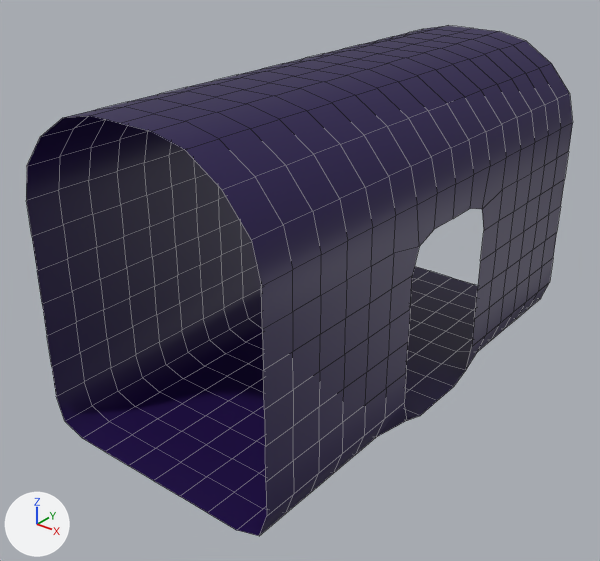
One commit to the FBX model Assets/Scenes/Level3/hallwayPieces/door_right_tile.fbx: the scene before it, then after it.
One viewpoint serves both versions: a 50 mm lens placed at (5.28, -7.26, 5.43), pointed at (-0.14, -0.48, 1.22). Arrows for +X, +Y and +Z are at lower left; the lights stay in place. Mesh edges are drawn as thin lines. Where no turn or scale is listed for an object, it has been applied to the vertices.

The scene before the commit, as lines of its bpy script (objects in view):
```python
me_mesh = bpy.data.meshes.new('Mesh')
me_mesh.from_pydata(...)  # 529 vertices, 488 faces; spans x -1.5..1.5, y -3.0..3.0, z 0.0..3.63
me_mesh.materials.append(mat_lambert2)  # dark purple #1c004a
ob_door_right_tile = bpy.data.objects.new('door_right_tile', me_mesh)
ob_door_right_tile.location = (0.0, 0.0, 0.0)
```
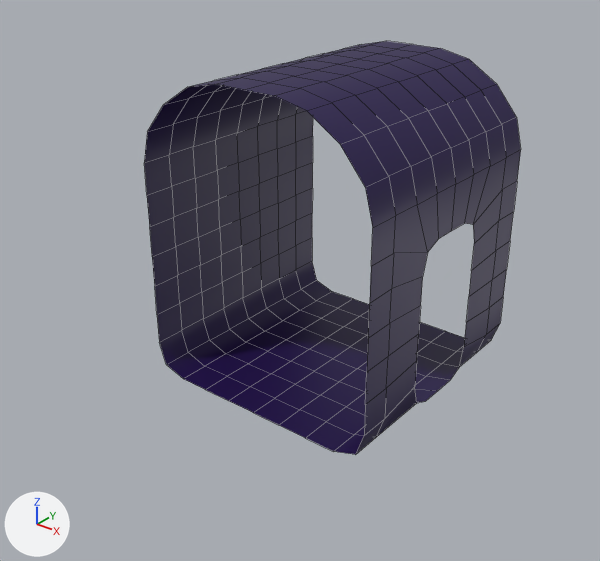
Where the newer file only moved an object's origin or applied its transform, the numbers keep the older frame.

The change, as a diff of the scene's bpy script:
```diff
--- a/Assets/Scenes/Level3/hallwayPieces/door_right_tile.fbx.py
+++ b/Assets/Scenes/Level3/hallwayPieces/door_right_tile.fbx.py
@@ me_mesh @@
 # used by ob_door_right_tile; location = (0.0, 0.0, 0.0)
-me_mesh.from_pydata(...)  # 529 vertices, 488 faces; spans x -1.5..1.5, y -3.0..3.0, z 0.0..3.63
+me_mesh.from_pydata(...)  # 273 vertices, 232 faces; spans x -1.5..1.5, y -1.5..1.5, z 0.0..3.63
+# me_mesh part 1
+# 256 vertices are removed from x -1.5..1.5, y -3.0..3.0, z 0.0..3.63
+# 256 faces are deleted
+# 20 vertices move from x 1.5, y -0.75..0.75, z 0.0..2.25 to x 1.5, y -0.54..0.54, z 0.14..2.11
 me_mesh.materials.append(mat_lambert2)
```

Location of each change, (x1, y1, x2, y2) in pixels of the pictures (600 x 561 px):
'door_right_tile', reshaped (31% narrower, 19% shorter)
    before: (26, 26, 573, 536)
    after: (144, 41, 521, 455)
part 1 of me_mesh, cut back
    before: (26, 26, 573, 536)
    after: (354, 176, 497, 436)
